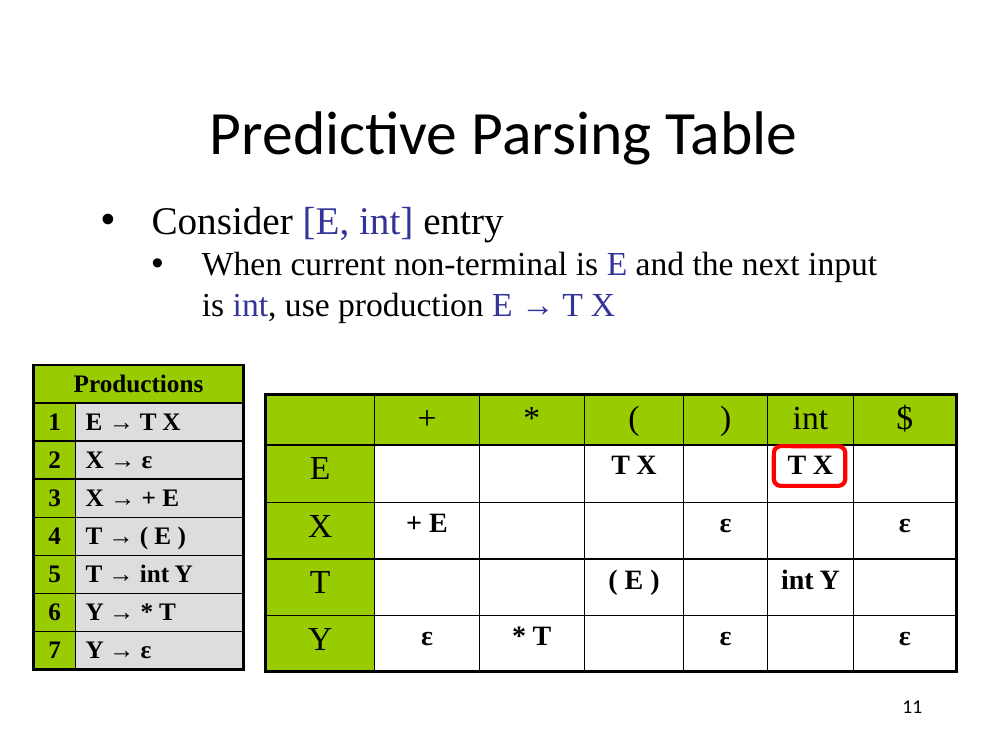
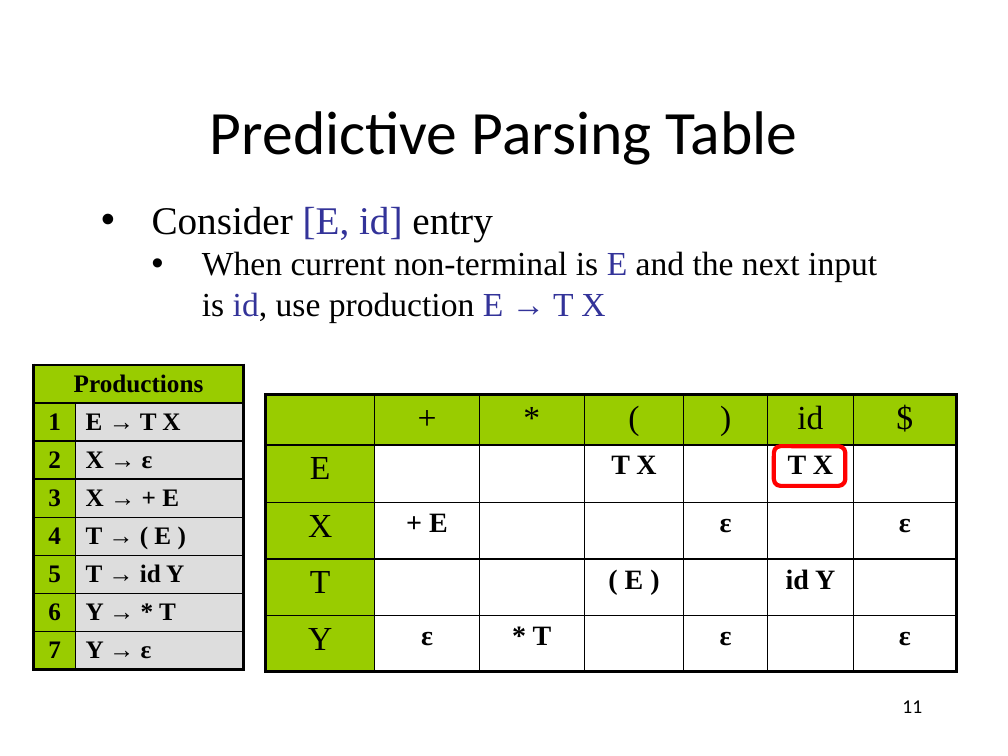
Before and after one commit to anoopsarkar/compilers-class, a slide deck: slide 11 of assets/ppt/parsing/td2-ll_1-parsing.pptx. Drawn at 1008x756 pixels with LibreOffice and Linux fonts; fonts in the diff are those of the drawing. Boxes give left, top, right and bottom in pixels: in the first picture for what was removed or moved away, otherwise in the second. Text is boxed around its words. In the diff, an @@ line names an element or a change of style, - is before the commit and + after.

```diff
--- a/assets/ppt/parsing/td2-ll_1-parsing.pptx
+++ b/assets/ppt/parsing/td2-ll_1-parsing.pptx
@@ text at (x1=152, y1=206, x2=877, y2=322): text changed @@
-• Consider [E, int] entry
-  • When current non-terminal is E and the next input is int, use production E → T X
+• Consider [E, id] entry
+  • When current non-terminal is E and the next input is id, use production E → T X
@@ table at (x1=33, y1=365, x2=244, y2=687) @@
-row 6, column 2: T → int Y
+row 6, column 2: T → id Y
@@ table at (x1=266, y1=394, x2=957, y2=671) @@
-row 1, column 6: int
+row 1, column 6: id
-row 4, column 6: int Y
+row 4, column 6: id Y
```
Also in this commit, not shown: 9 other slides changed, 1 other file.
